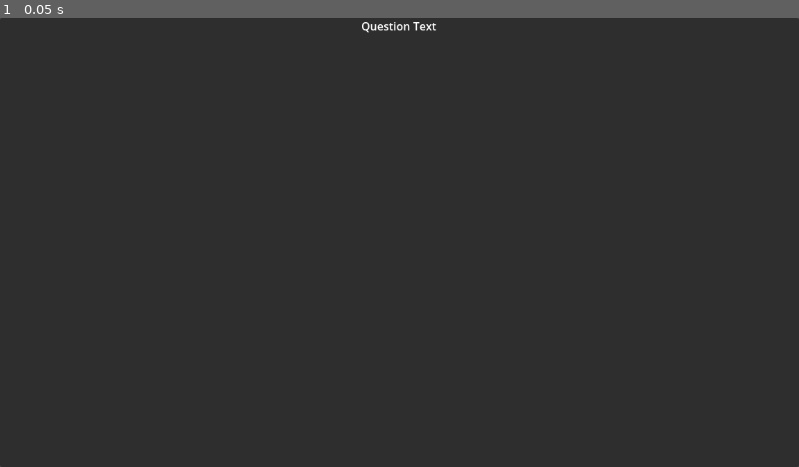
Above: before the commit, frame 1.
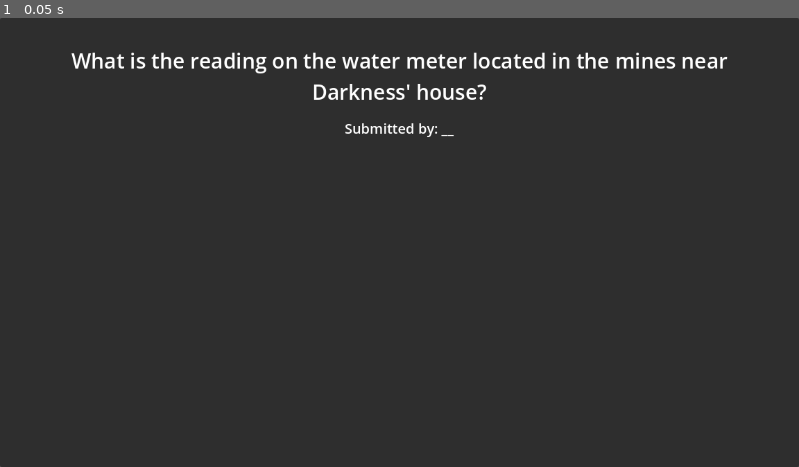
Above: after the commit, the same moment.

Repository: rixithechao/asmt-quiz
Game: Godot game, scene res://Prefabs/Prefab_QuestionPage.tscn
Same seed, same stepped clock (60 frames per second), same inputs: the game is played once before the commit and once after it. This scene is started directly instead of the project's main scene.
Inputs:
- Up to frame 1 (0.05 s): no input

The runs differ from the first frame. In frame 1, 1.8% of the frame differs, in the area x 8-92%, y 0-27%.
Error in both runs: Compile Error: Identifier not found: Array (res://Scripts/Resources/QuestionCategory.gd:16)

Commit message:
still more

Diff:
--- a/source_4-3/Data/Question/Question_Test1.tres
+++ b/source_4-3/Data/Question/Question_Test1.tres
@@ -1,10 +1,10 @@
-[gd_resource type="Resource" script_class="Question" load_steps=2 format=3 uid="uid://du6bgi5m6j0ha"]
+[gd_resource type="Resource" script_class="Question_MultipleChoice" load_steps=2 format=3 uid="uid://du6bgi5m6j0ha"]
 
-[ext_resource type="Script" path="res://Scripts/Resources/Question.gd" id="1_2eayd"]
+[ext_resource type="Script" path="res://Scripts/Resources/Question_MultipleChoice.gd" id="1_i8o2k"]
 
 [resource]
-script = ExtResource("1_2eayd")
-author = ""
-text = ""
+script = ExtResource("1_i8o2k")
 right_answers = Array[String]([])
 wrong_answers = Array[String]([])
+author = ""
+text = "what is the reading on the water meter located in the mines near darkness house?"
--- a/source_4-3/Prefabs/Prefab_QuestionColumn.tscn
+++ b/source_4-3/Prefabs/Prefab_QuestionColumn.tscn
@@ -3,7 +3,7 @@
 [ext_resource type="Script" path="res://Scripts/QuestionColumn.gd" id="1_to45p"]
 [ext_resource type="PackedScene" uid="uid://b4enc4fwv3f4i" path="res://Prefabs/Prefab_QuestionButton.tscn" id="1_w44ot"]
 
-[node name="QuestionColumn" type="MarginContainer" node_paths=PackedStringArray("title_label")]
+[node name="QuestionColumn" type="MarginContainer" node_paths=PackedStringArray("title_label", "buttons_parent")]
 anchors_preset = 15
 anchor_right = 1.0
 anchor_bottom = 1.0
@@ -14,6 +14,7 @@
 theme_override_constants/margin_right = 8
 script = ExtResource("1_to45p")
 title_label = NodePath("VBoxContainer/Label")
+buttons_parent = NodePath("VBoxContainer")
 
 [node name="VBoxContainer" type="VBoxContainer" parent="."]
 layout_mode = 2
--- a/source_4-3/Prefabs/Prefab_QuestionPage.tscn
+++ b/source_4-3/Prefabs/Prefab_QuestionPage.tscn
@@ -1,15 +1,55 @@
-[gd_scene format=3 uid="uid://4nr3o7fmwodt"]
+[gd_scene load_steps=2 format=3 uid="uid://4nr3o7fmwodt"]
 
-[node name="PrefabQuestionPage" type="PanelContainer"]
+[ext_resource type="Script" path="res://Scripts/QuestionPage.gd" id="1_j8gf5"]
+
+[node name="QuestionPage" type="PanelContainer" node_paths=PackedStringArray("question_label", "author_label")]
 anchors_preset = 15
 anchor_right = 1.0
 anchor_bottom = 1.0
 grow_horizontal = 2
 grow_vertical = 2
+script = ExtResource("1_j8gf5")
+question_label = NodePath("MarginContainer/VBoxContainer/Question")
+author_label = NodePath("MarginContainer/VBoxContainer/Author")
 
-[node name="Label" type="Label" parent="."]
+[node name="MarginContainer" type="MarginContainer" parent="."]
+layout_mode = 2
+theme_override_constants/margin_left = 40
+theme_override_constants/margin_top = 40
+theme_override_constants/margin_right = 40
+theme_override_constants/margin_bottom = 40
+
+[node name="VBoxContainer" type="VBoxContainer" parent="MarginContainer"]
+layout_mode = 2
+
+[node name="Question" type="Label" parent="MarginContainer/VBoxContainer"]
 layout_mode = 2
 size_flags_vertical = 0
-text = "Question Text"
+theme_override_font_sizes/font_size = 30
+text = "What is the reading on the water meter located in the mines near Darkness' house?"
 horizontal_alignment = 1
 vertical_alignment = 1
+autowrap_mode = 3
+
+[node name="Space1" type="Control" parent="MarginContainer/VBoxContainer"]
+custom_minimum_size = Vector2(0, 10)
+layout_mode = 2
+size_flags_vertical = 4
+
+[node name="Author" type="Label" parent="MarginContainer/VBoxContainer"]
+layout_mode = 2
+size_flags_vertical = 0
+theme_override_font_sizes/font_size = 20
+text = "Submitted by: __"
+horizontal_alignment = 1
+vertical_alignment = 1
+
+[node name="Space2" type="Control" parent="MarginContainer/VBoxContainer"]
+layout_mode = 2
+size_flags_vertical = 3
+size_flags_stretch_ratio = 0.2
+
+[node name="Space3" type="Control" parent="MarginContainer/VBoxContainer"]
+layout_mode = 2
+size_flags_vertical = 3
+size_flags_stretch_ratio = 0.2
--- /dev/null
+++ b/source_4-3/Prefabs/Prefab_QuestionPage_MultipleChoice.tscn
@@ -0,0 +1,52 @@
+[gd_scene load_steps=3 format=3 uid="uid://36wh7awy2msy"]
+
+[ext_resource type="PackedScene" uid="uid://4nr3o7fmwodt" path="res://Prefabs/Prefab_QuestionPage.tscn" id="1_qxr4y"]
+[ext_resource type="Script" path="res://Scripts/QuestionPage_MultipleChoice.gd" id="2_2j78x"]
+
+[node name="QuestionPage_MultipleChoice" node_paths=PackedStringArray("choice_buttons") instance=ExtResource("1_qxr4y")]
+script = ExtResource("2_2j78x")
+choice_buttons = [NodePath("MarginContainer/VBoxContainer/HungryBoxContainer/ChoiceA"), NodePath("MarginContainer/VBoxContainer/HungryBoxContainer/ChoiceB"), NodePath("MarginContainer/VBoxContainer/HungryBoxContainer/ChoiceC"), NodePath("MarginContainer/VBoxContainer/HungryBoxContainer/ChoiceD")]
+
+[node name="HungryBoxContainer" type="HBoxContainer" parent="MarginContainer/VBoxContainer" index="5"]
+custom_minimum_size = Vector2(0, 200)
+layout_mode = 2
+
+[node name="ChoiceA" type="Button" parent="MarginContainer/VBoxContainer/HungryBoxContainer" index="0"]
+layout_mode = 2
+size_flags_horizontal = 3
+text = "A"
+
+[node name="Space1" type="Control" parent="MarginContainer/VBoxContainer/HungryBoxContainer" index="1"]
+layout_mode = 2
+size_flags_horizontal = 3
+size_flags_stretch_ratio = 0.1
+
+[node name="ChoiceB" type="Button" parent="MarginContainer/VBoxContainer/HungryBoxContainer" index="2"]
+layout_mode = 2
+size_flags_horizontal = 3
+text = "B"
+
+[node name="Space2" type="Control" parent="MarginContainer/VBoxContainer/HungryBoxContainer" index="3"]
+layout_mode = 2
+size_flags_horizontal = 3
+size_flags_stretch_ratio = 0.1
+
+[node name="ChoiceC" type="Button" parent="MarginContainer/VBoxContainer/HungryBoxContainer" index="4"]
+layout_mode = 2
+size_flags_horizontal = 3
+text = "C"
+
+[node name="Space3" type="Control" parent="MarginContainer/VBoxContainer/HungryBoxContainer" index="5"]
+layout_mode = 2
+size_flags_horizontal = 3
+size_flags_stretch_ratio = 0.1
+
+[node name="ChoiceD" type="Button" parent="MarginContainer/VBoxContainer/HungryBoxContainer" index="6"]
+layout_mode = 2
+size_flags_horizontal = 3
+text = "D"
+
+[connection signal="pressed" from="MarginContainer/VBoxContainer/HungryBoxContainer/ChoiceA" to="." method="_on_choice_a_pressed"]
+[connection signal="pressed" from="MarginContainer/VBoxContainer/HungryBoxContainer/ChoiceB" to="." method="_on_choice_b_pressed"]
+[connection signal="pressed" from="MarginContainer/VBoxContainer/HungryBoxContainer/ChoiceC" to="." method="_on_choice_c_pressed"]
+[connection signal="pressed" from="MarginContainer/VBoxContainer/HungryBoxContainer/ChoiceD" to="." method="_on_choice_d_pressed"]
--- /dev/null
+++ b/source_4-3/Scripts/QuestionPage.gd
@@ -0,0 +1,19 @@
+class_name QuestionPage
+extends PanelContainer
+
+
+@export_group("Node References")
+@export var question_label: Label
+@export var author_label: Label
+
+var question: Question
+
+
+
+func setup(q: Question):
+	question = q
+	question_label.text = question.text
+	author_label.text = question.author
+
+func give_answer(answer: Variant):
+	pass
--- /dev/null
+++ b/source_4-3/Scripts/QuestionPage_MultipleChoice.gd
@@ -0,0 +1,54 @@
+class_name QuestionPage_MultipleChoice
+extends QuestionPage
+
+
+const NUMBER_CHOICES: int = 4
+
+
+@export var choice_buttons: Array[Button]
+
+
+var correctness: Array[bool]
+
+
+func setup(q: Question):
+	super(q)
+
+	var q_mc = q as Question_MultipleChoice
+	var num_correct = min(q.right_answers.size(), NUMBER_CHOICES)
+
+	for i in NUMBER_CHOICES:
+		correctness.append(true if i<num_correct else false)
+	correctness.shuffle()
+
+	var right_index: int = 0
+	var wrong_index: int = 0
+	var right_answers = q_mc.right_answers.duplicate().shuffle()
+	var wrong_answers = q_mc.wrong_answers.duplicate().shuffle()
+
+	for i in NUMBER_CHOICES:
+		var button_text = ""
+		if  correctness[i]:
+			button_text = right_answers[right_index]
+			right_index += 1
+		else:
+			button_text = wrong_answers[wrong_index]
+			wrong_index += 1
+		choice_buttons[i].text = button_text
+
+
+func give_answer(answer: Variant):
+	if  correctness[answer]:
+		pass
+	else:
+		pass
+
+
+func _on_choice_a_pressed() -> void:
+	give_answer(0)
+func _on_choice_b_pressed() -> void:
+	give_answer(1)
+func _on_choice_c_pressed() -> void:
+	give_answer(2)
+func _on_choice_d_pressed() -> void:
+	give_answer(3)
--- a/source_4-3/Scripts/Resources/Question.gd
+++ b/source_4-3/Scripts/Resources/Question.gd
@@ -1,11 +1,7 @@
 class_name Question
 extends Resource
 
-
-
-@export var category: QuestionCategory
+var category: QuestionCategory
 @export var author: String
 @export var text: String
 @export var page_scene: PackedScene
-@export var right_answers: Array[String]
-@export var wrong_answers: Array[String]
--- /dev/null
+++ b/source_4-3/Scripts/Resources/Question_MultipleChoice.gd
@@ -0,0 +1,5 @@
+class_name Question_MultipleChoice
+extends Question
+
+@export var right_answers: Array[String]
+@export var wrong_answers: Array[String]
